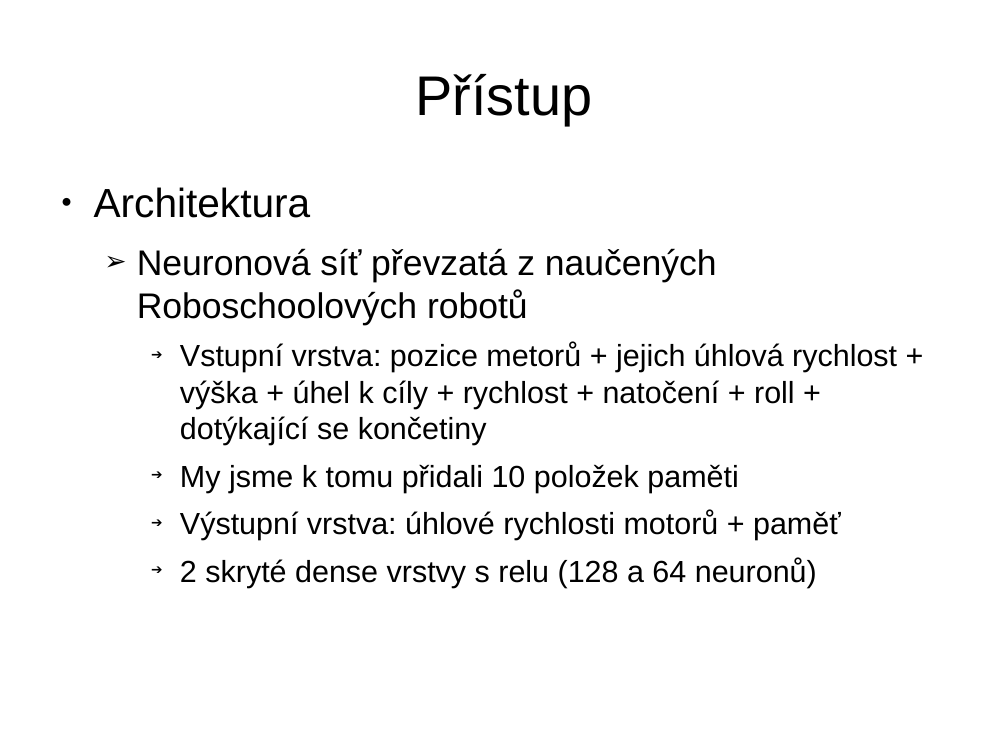
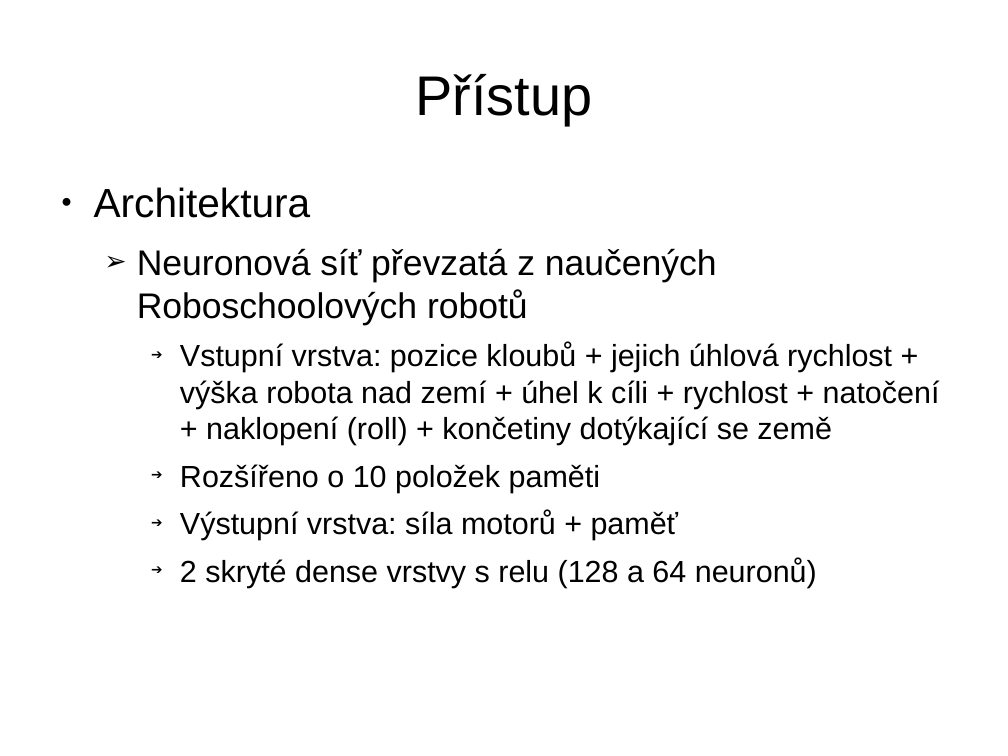
Before and after one commit to hadrava/evolution-stairs, a slide deck: slide 2 of presentation.odp. Drawn at 1008x756 pixels with LibreOffice and Linux fonts; fonts in the diff are those of the drawing. Boxes give left, top, right and bottom in pixels: in the first picture for what was removed or moved away, otherwise in the second. Text is boxed around its words. In the diff, an @@ line names an element or a change of style, - is before the commit and + after.

Commit message:
Presentation typos

```diff
--- a/presentation.odp
+++ b/presentation.odp
@@ text at (x1=180, y1=342, x2=940, y2=540): text changed @@
-    ➔ Vstupní vrstva: pozice metorů + jejich úhlová rychlost + výška + úhel k cíly + rychlost + natočení + roll + dotýkající se končetiny
-    ➔ My jsme k tomu přidali 10 položek paměti
-    ➔ Výstupní vrstva: úhlové rychlosti motorů + paměť
+    ➔ Vstupní vrstva: pozice kloubů + jejich úhlová rychlost + výška robota nad zemí + úhel k cíli + rychlost + natočení + naklopení (roll) + končetiny dotýkající se země
+    ➔ Rozšířeno o 10 položek paměti
+    ➔ Výstupní vrstva: síla motorů + paměť
```
Also in this commit, not shown: 4 other slides changed.
